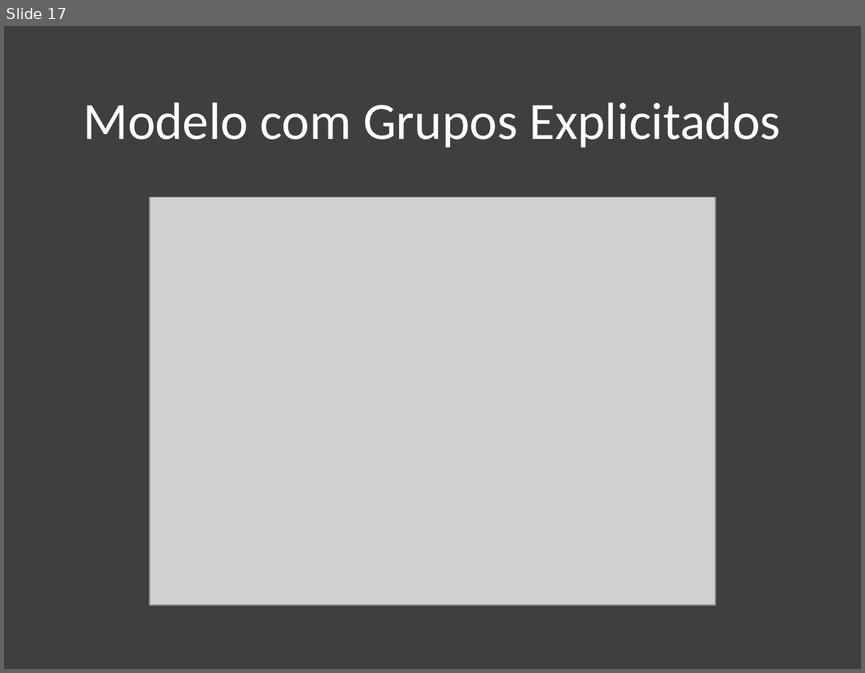
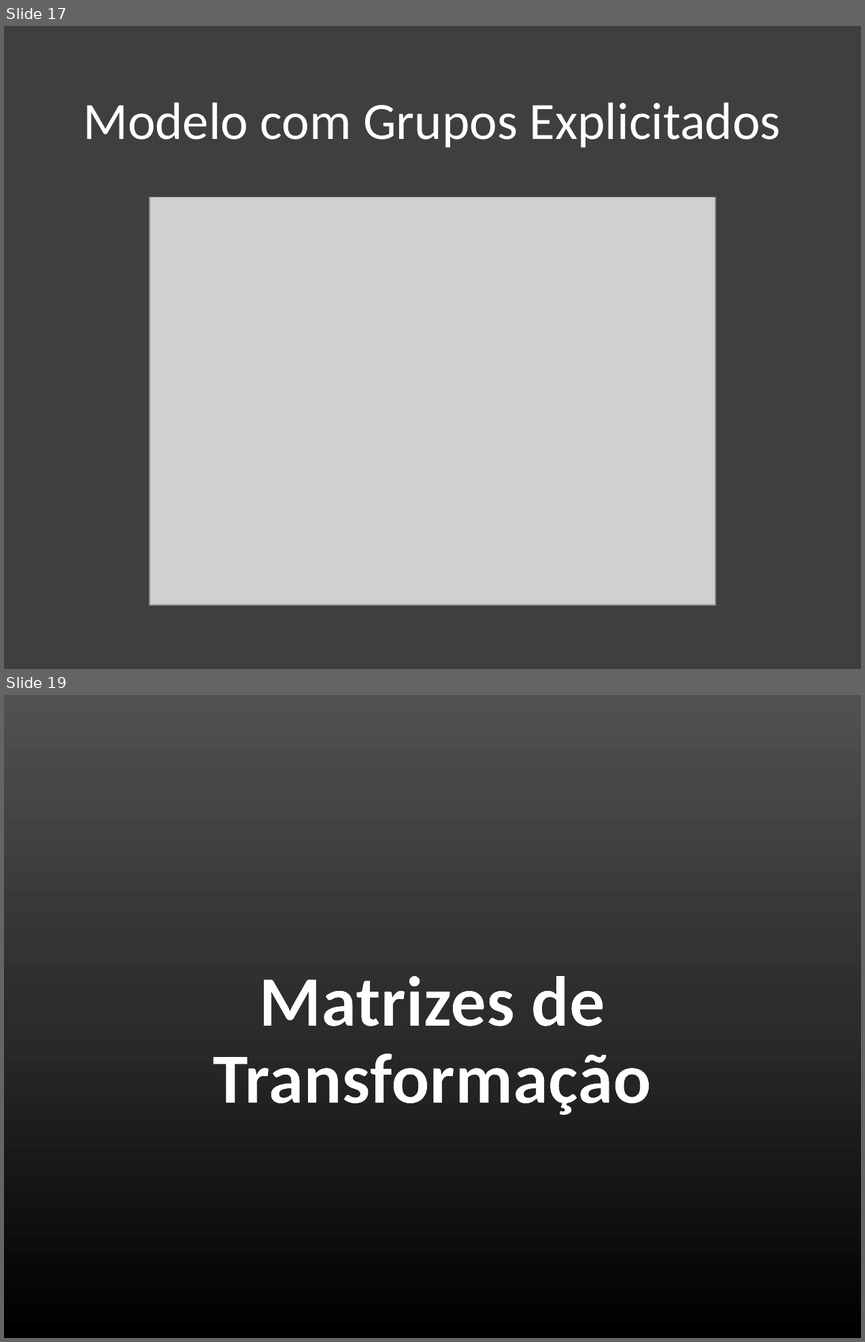
Before and after one commit to danisson/final-cg1, a slide deck: apresentação/Trabalho de CG1.pptx. Shown one above the other, each under a label of ours: slide 17 before the commit, slides 17 and 19 after it; the slides between them are not shown. The pictures are 865x673 and 865x1342 pixels, drawn with LibreOffice and Linux fonts; fonts in the diff are those of the drawing; grey boxes stand for pictures. Boxes give left, top, right and bottom in pixels: in the first picture for what was removed or moved away, otherwise in the second. Text is boxed around its words. In the diff, an @@ line names an element or a change of style, - is before the commit and + after.

```diff
--- a/apresentação/Trabalho de CG1.pptx
+++ b/apresentação/Trabalho de CG1.pptx
@@ slide 19 added at (4,695,861,1338), background gradient #515151 to #2E2E2E to #000000 @@
@@ title added at (213,976,651,1115), 60 pt, text #FFFFFF, bold @@
+Matrizes de Transformação
```
Also in this commit, not shown: 3 slides changed, 3 other slides added, 1 other file.
